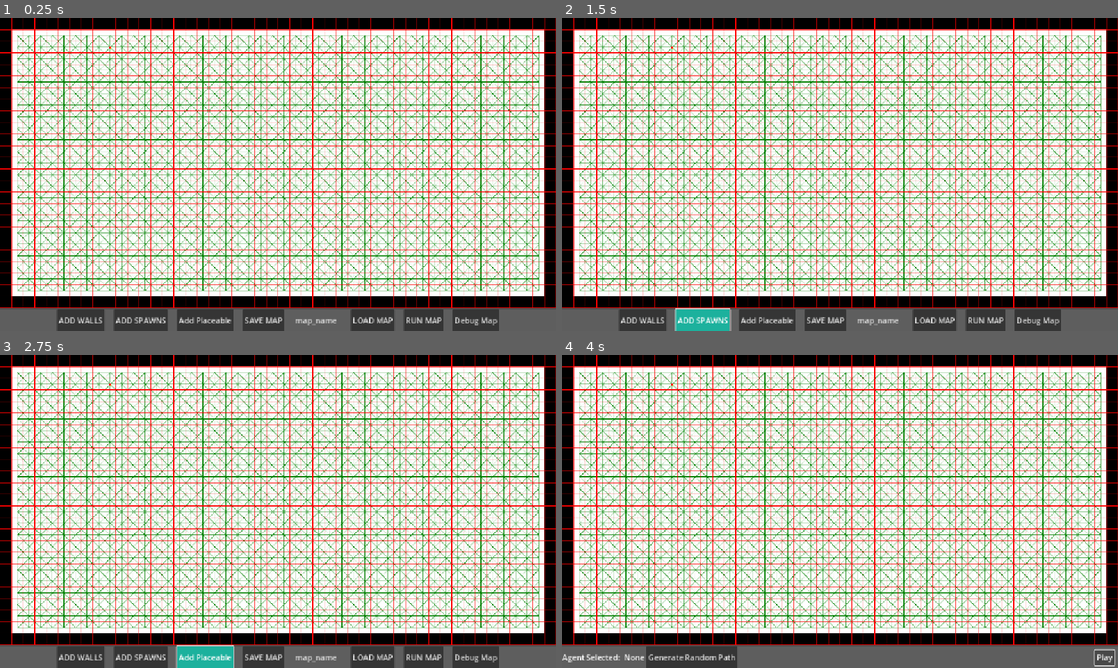
Above: before the commit, frames 1-4 (two rows, left to right).
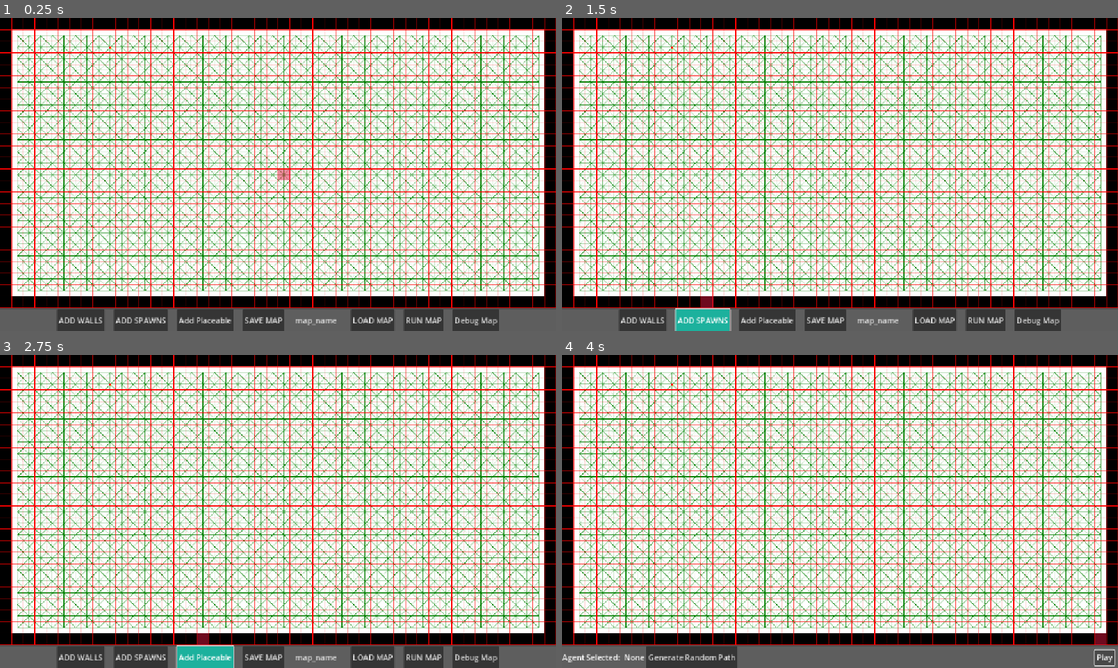
Above: after the commit, the same moments.

Repository: 702BH/GameAIProjects
Game: Godot game, scene res://ProgrammingGameAIByExample/Raven/raven_main_scene.tscn
The game is run twice, just before and just after one commit, with the same random seed, the same clock (stepped at 60 frames per second) and the same inputs. The project has no main scene, so this scene is started directly.
Inputs:
- Up to frame 1 (0.25 s): no input
- Up to frame 2 (1.5 s): click "ADD WALLS" at 0.5 s; click "ADD SPAWNS" at 1.25 s
- Up to frame 3 (2.75 s): click "Add Placeable" at 2 s
- Up to frame 4 (4 s): click "RUN MAP" at 2.75 s; click "Play" at 3.5 s

The runs differ from the first frame. In frame 1, less than 0.1% of the frame differs, in the area x 50-53%, y 48-52%; in frame 2, less than 0.1%, in the area x 25-28%, y 88-93%; in frame 3, less than 0.1%; in frame 4, less than 0.1%.

Commit message:
Implemented all weapon drawings

Diff:
--- a/aiforgamesprojects/ProgrammingGameAIByExample/Raven/map_drawing.gd
+++ b/aiforgamesprojects/ProgrammingGameAIByExample/Raven/map_drawing.gd
@@ -40,6 +40,12 @@
 						RavenNodeItem.ItemType.WEAPON:
 							if node.item_type.weapon_type == RavenNodeItemWeapon.WeaponSubtype.SHOTGUN:
 								draw_circle(World.grid_to_world(node.node_pos.x, node.node_pos.y), 20.0, Color.CRIMSON)
+							elif node.item_type.weapon_type == RavenNodeItemWeapon.WeaponSubtype.ROCKET_LAUNCHER:
+								draw_circle(World.grid_to_world(node.node_pos.x, node.node_pos.y), 20.0, Color.AQUA)
+							elif node.item_type.weapon_type == RavenNodeItemWeapon.WeaponSubtype.BLASTER:
+								draw_circle(World.grid_to_world(node.node_pos.x, node.node_pos.y), 20.0, Color.BLUE_VIOLET)#
+							elif node.item_type.weapon_type == RavenNodeItemWeapon.WeaponSubtype.RAIL_GUN:
+								draw_circle(World.grid_to_world(node.node_pos.x, node.node_pos.y), 20.0, Color.CORAL)
 			elif node.node_type == RavenNode.NodeType.SPAWN:
 				draw_rect(Rect2(node.node_pos.x * World.resolution, node.node_pos.y * World.resolution, World.resolution, World.resolution), Color.WHITE)
 				draw_circle(World.grid_to_world(node.node_pos.x, node.node_pos.y), 4.0, Color.REBECCA_PURPLE)
--- a/aiforgamesprojects/ProgrammingGameAIByExample/Raven/map_drawing_input.gd
+++ b/aiforgamesprojects/ProgrammingGameAIByExample/Raven/map_drawing_input.gd
@@ -38,6 +38,12 @@
 			match data.weapon_sub_type:
 				SelectableData.WeaponSubtype.SHOTGUN:
 					data.node.set_item_type(RavenNodeItemWeapon.new(RavenNodeItemWeapon.WeaponSubtype.SHOTGUN))
+				SelectableData.WeaponSubtype.ROCKET_LAUNCHER:
+					data.node.set_item_type(RavenNodeItemWeapon.new(RavenNodeItemWeapon.WeaponSubtype.ROCKET_LAUNCHER))
+				SelectableData.WeaponSubtype.BLASTER:
+					data.node.set_item_type(RavenNodeItemWeapon.new(RavenNodeItemWeapon.WeaponSubtype.BLASTER))
+				SelectableData.WeaponSubtype.RAIL_GUN:
+					data.node.set_item_type(RavenNodeItemWeapon.new(RavenNodeItemWeapon.WeaponSubtype.RAIL_GUN))
 			print("Weapon submitted")
 		SelectableData.PlaceableType.Spawn:
 			#print("Spawn submitted")
@@ -48,7 +54,9 @@
 
 func _on_grid_generated() -> void:
 	viewport.render_target_clear_mode = SubViewport.CLEAR_MODE_ONCE
-	drawer.dirty_nodes = World.graph.nodes.duplicate()
+	for node in World.graph.nodes:
+		drawer.dirty_nodes.append(node)
+	#drawer.dirty_nodes = World.graph.nodes.duplicate()
 	drawer.queue_redraw()
 
 func _on_mode_changed(mode: tool_state) -> void:
--- a/aiforgamesprojects/ProgrammingGameAIByExample/Raven/overlay_draw.gd
+++ b/aiforgamesprojects/ProgrammingGameAIByExample/Raven/overlay_draw.gd
@@ -1,12 +1,12 @@
 extends Node2D
 #
-#
-#func _process(delta: float) -> void:
-	#queue_redraw()
-#
-#func _draw() -> void:
-	#var mouse_position:= get_global_mouse_position()
-	#var mouse_grid = World.position_to_grid(mouse_position)
-	#var color = Color.CRIMSON
-	#color.a = 0.5
-	#draw_rect(Rect2(mouse_grid.x * World.resolution, mouse_grid.y * World.resolution, World.resolution, World.resolution), color)
+
+func _process(delta: float) -> void:
+	queue_redraw()
+
+func _draw() -> void:
+	var mouse_position:= get_global_mouse_position()
+	var mouse_grid = World.position_to_grid(mouse_position)
+	var color = Color.CRIMSON
+	color.a = 0.5
+	draw_rect(Rect2(mouse_grid.x * World.resolution, mouse_grid.y * World.resolution, World.resolution, World.resolution), color)
